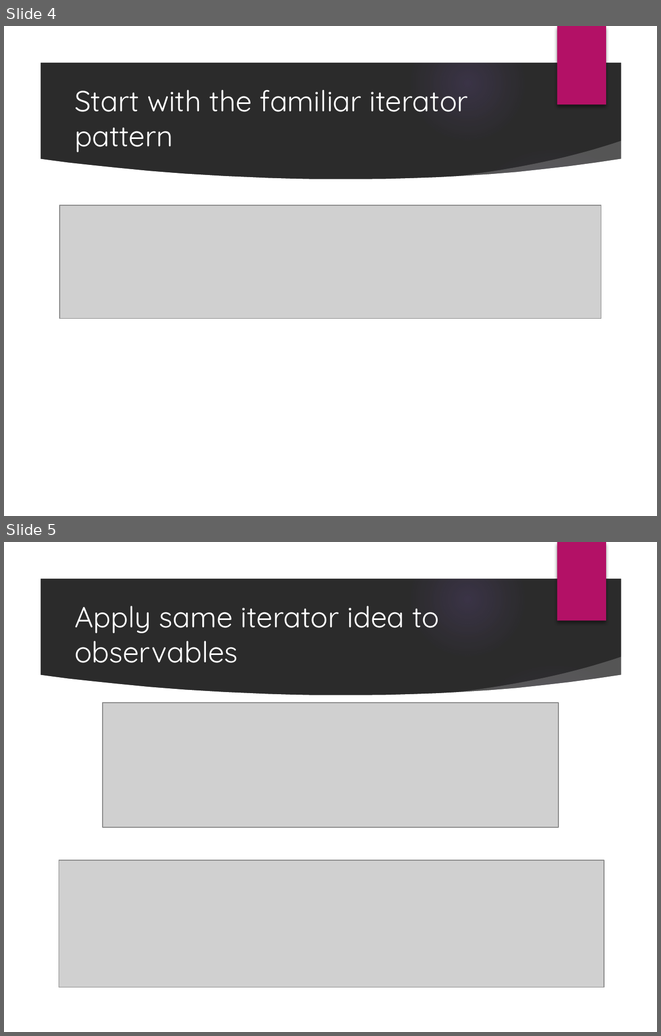
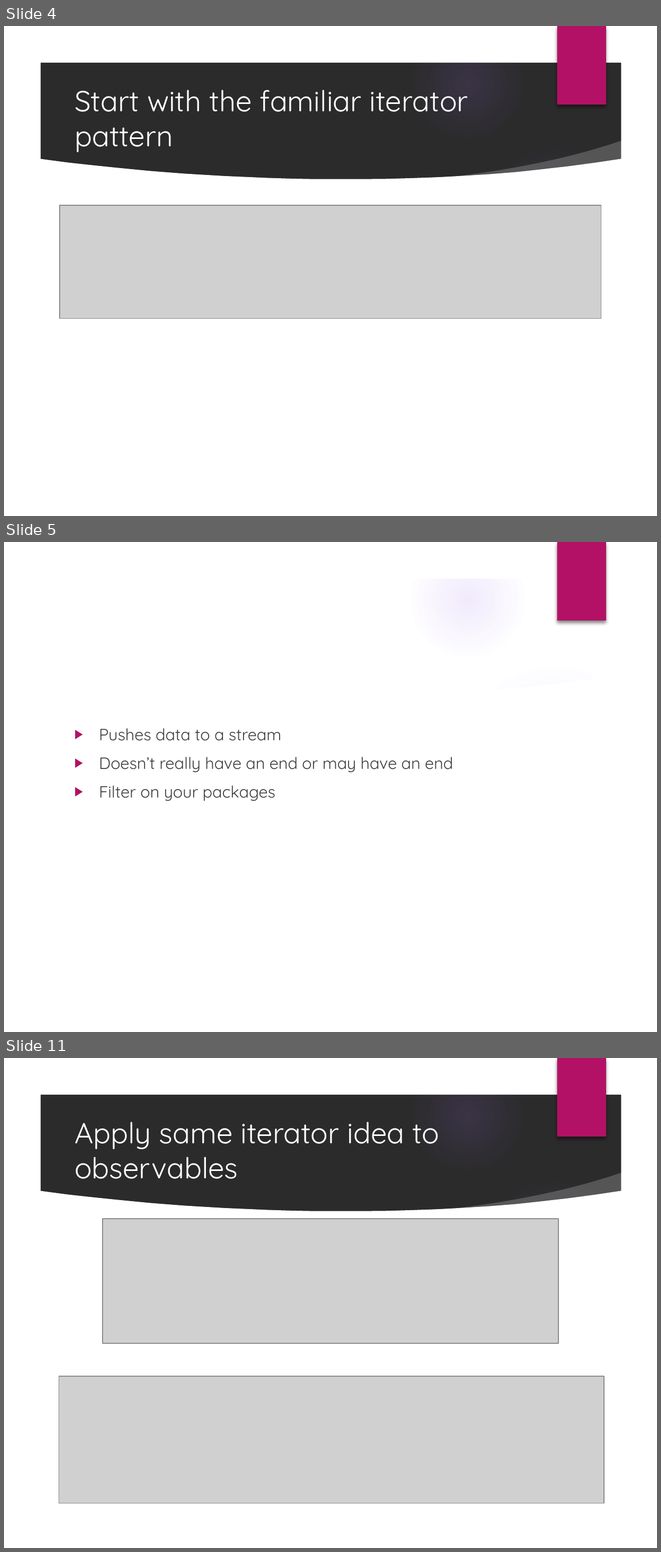
Before and after one commit to PureWeen/DevDays_20171116, a slide deck: DenverDevDays20171116.pptx. Shown one above the other, each under a label of ours: slides 4 and 5 before the commit, slides 4, 5 and 11 after it; the slides between them are not shown. The pictures are 661x1036 and 661x1552 pixels, drawn with LibreOffice and Linux fonts; fonts in the diff are those of the drawing; grey boxes stand for pictures; background and template pictures are left out; a plain dark background stands for a picture behind light text. Boxes give left, top, right and bottom in pixels: in the first picture for what was removed or moved away, otherwise in the second. Text is boxed around its words. In the diff, an @@ line names an element or a change of style, - is before the commit and + after.

```diff
--- a/DenverDevDays20171116.pptx
+++ b/DenverDevDays20171116.pptx
@@ slide 5 added at (4, 542, 657, 1032), background picture (left out); not listed: 9 template elements that a slide beside it also shows @@
@@ title added at (66, 608, 519, 659), 24 pt, text #FFFFFF @@
+IObservable<T>
@@ text added at (99, 728, 453, 801), 13.5 pt, text #404040 @@
+▶ Pushes data to a stream
+▶ Doesn’t really have an end or may have an end
+▶ Filter on your packages
@@ what was slide 5 is now slide 11 @@
```
Also in this commit, not shown: 3 slides changed, 5 other slides added, 1 slide removed, 14 other files.
